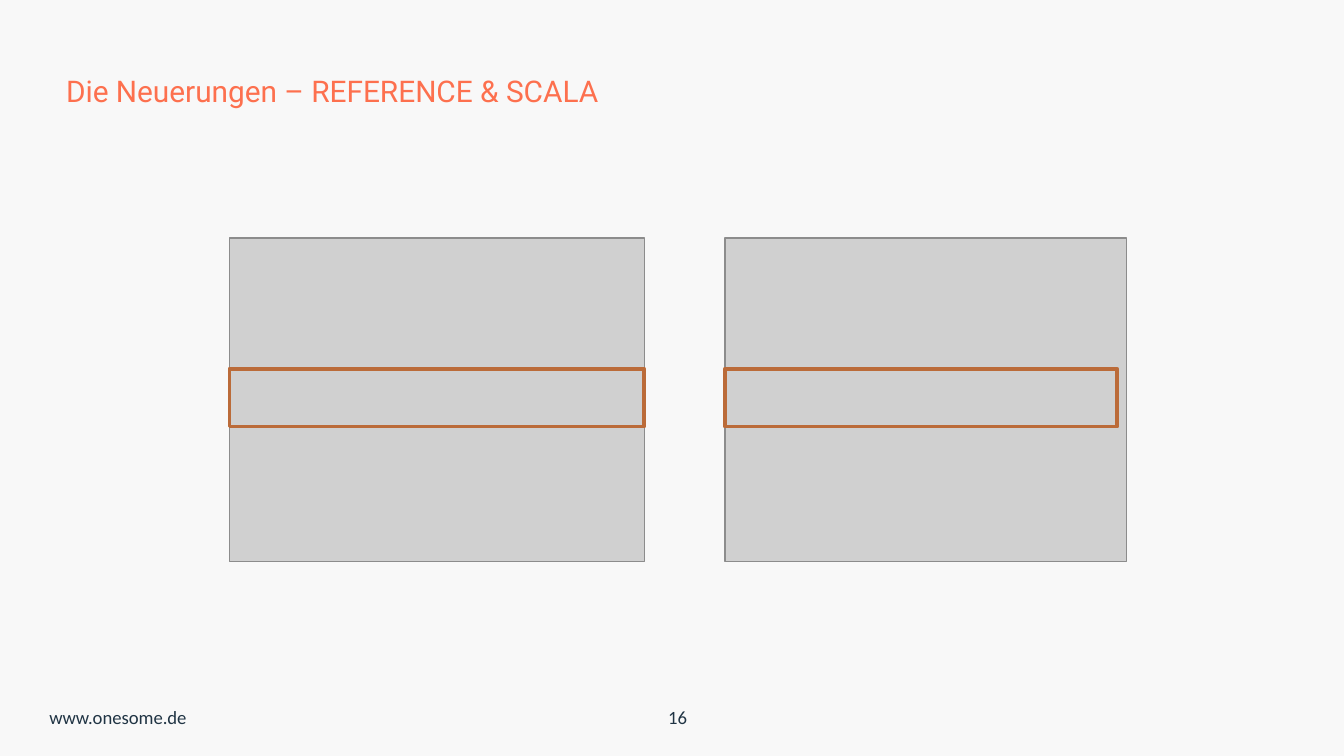
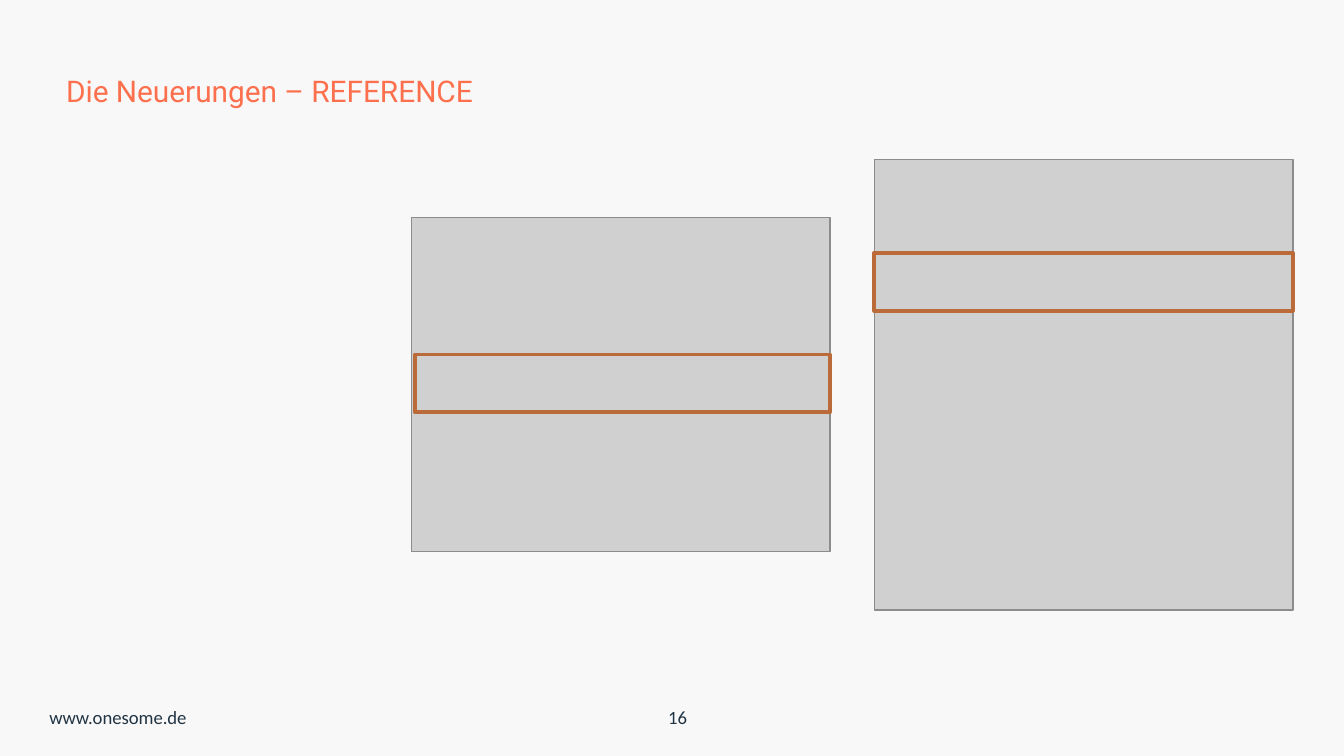
Before and after one commit to onesomeOrganization/Json-Builder, a slide deck: slide 16 of PPTX/Linearer_Json_Builder2.0.pptx. Drawn at 1344x756 pixels with LibreOffice and Linux fonts; fonts in the diff are those of the drawing; grey boxes stand for pictures; background and template pictures are left out. Boxes give left, top, right and bottom in pixels: in the first picture for what was removed or moved away, otherwise in the second. Text is boxed around its words. In the diff, an @@ line names an element or a change of style, - is before the commit and + after.

```diff
--- a/PPTX/Linearer_Json_Builder2.0.pptx
+++ b/PPTX/Linearer_Json_Builder2.0.pptx
@@ text at bbox=[66, 80, 472, 108]: text changed @@
-Die Neuerungen – REFERENCE & SCALA
+Die Neuerungen – REFERENCE
@@ picture added at bbox=[875, 160, 1294, 610] @@
@@ picture removed at bbox=[230, 238, 645, 562] @@
@@ picture added at bbox=[411, 218, 831, 552] @@
@@ picture removed at bbox=[724, 238, 1126, 562] @@
@@ rectangle: place and size @@
-rectangle at bbox=[724, 368, 1117, 426]
+rectangle at bbox=[875, 253, 1294, 310]
@@ rectangle: place and size @@
-rectangle at bbox=[230, 368, 645, 426]
+rectangle at bbox=[415, 355, 831, 413]
```
Also in this commit, not shown: 2 other slides changed, 3 slides added, 3 other files.
